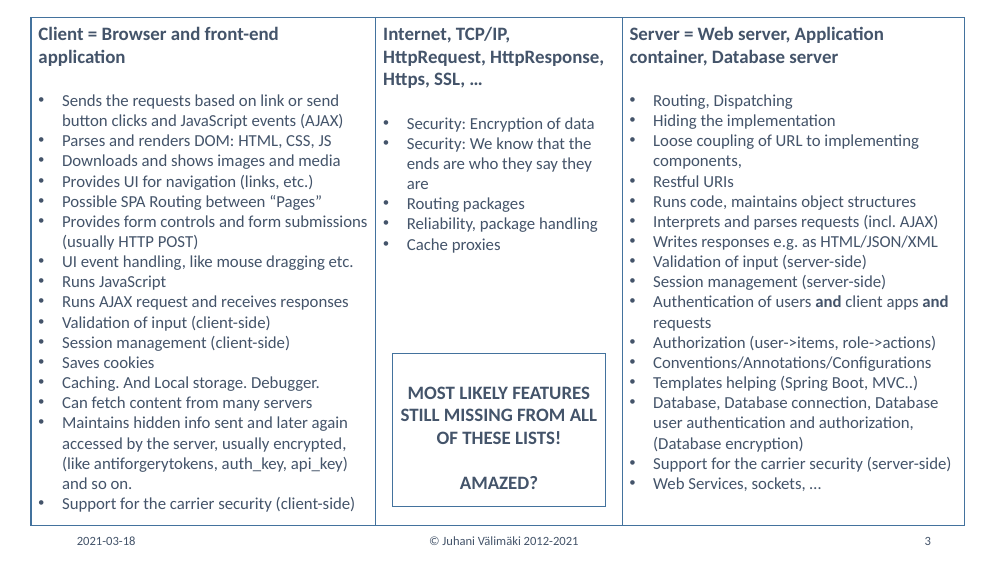
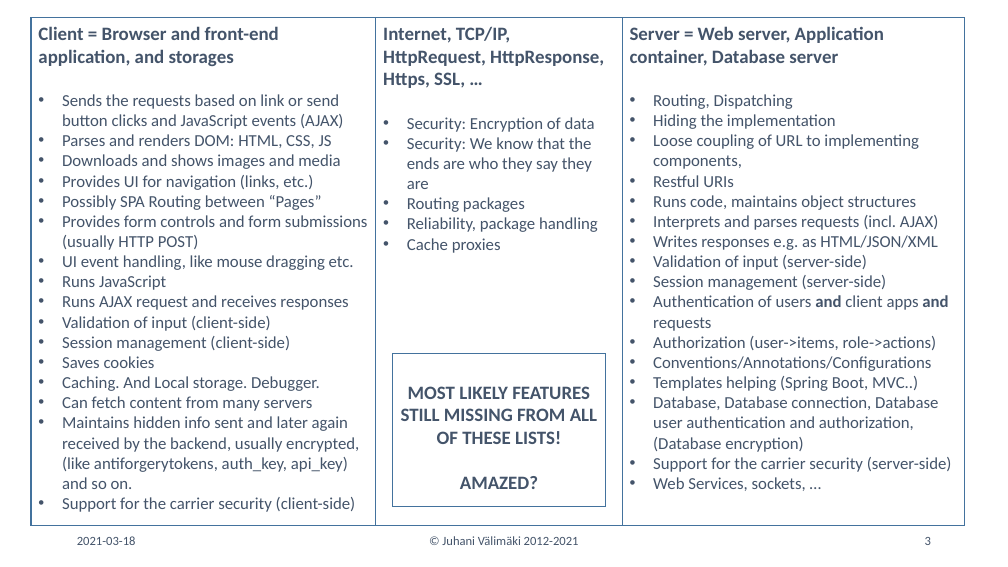
Before and after one commit to valju/docs_backend_design, a slide deck: slide 3 of Responsibilities_services_or_components_ClientCarrierServer.pptx. Drawn at 1008x567 pixels with LibreOffice and Linux fonts; fonts in the diff are those of the drawing. Boxes give left, top, right and bottom in pixels: in the first picture for what was removed or moved away, otherwise in the second. Text is boxed around its words. In the diff, an @@ line names an element or a change of style, - is before the commit and + after.

```diff
--- a/Responsibilities_services_or_components_ClientCarrierServer.pptx
+++ b/Responsibilities_services_or_components_ClientCarrierServer.pptx
@@ text in rectangle at [38, 26, 279, 66]: text changed @@
-Client = Browser and front-end application
+Client = Browser and front-end application, and storages
@@ text in rectangle at [62, 195, 322, 210]: text changed @@
-• Possible SPA Routing between “Pages”
+• Possibly SPA Routing between “Pages”
@@ text in rectangle at [62, 416, 359, 489]: text changed @@
-• Maintains hidden info sent and later again accessed by the server, usually encrypted, (like antiforgerytokens, auth_key, api_key) and so on.
+• Maintains hidden info sent and later again received by the backend, usually encrypted, (like antiforgerytokens, auth_key, api_key) and so on.
```
Also in this commit, not shown: 1 other slide changed, 5 other files.
